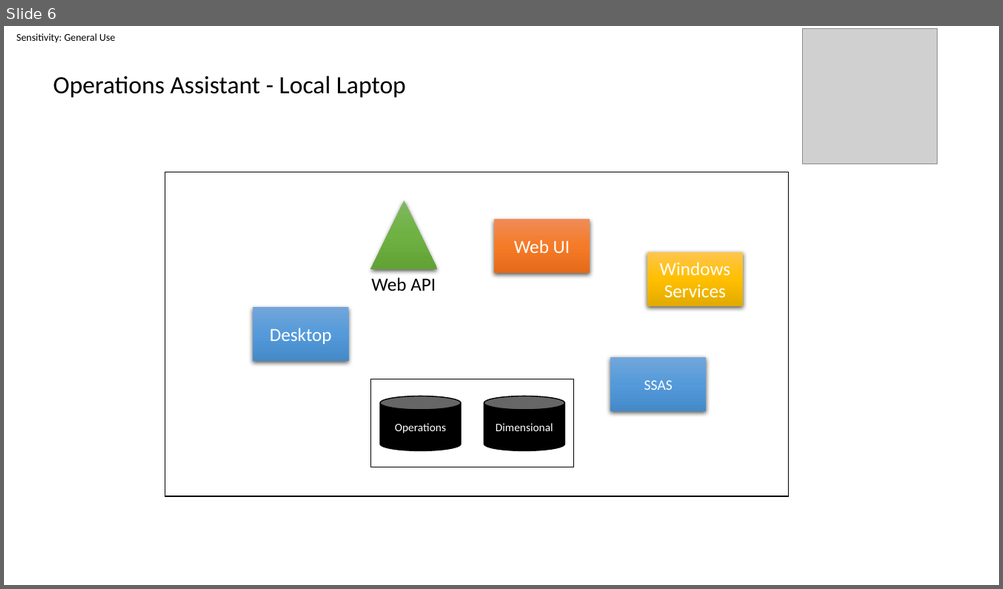
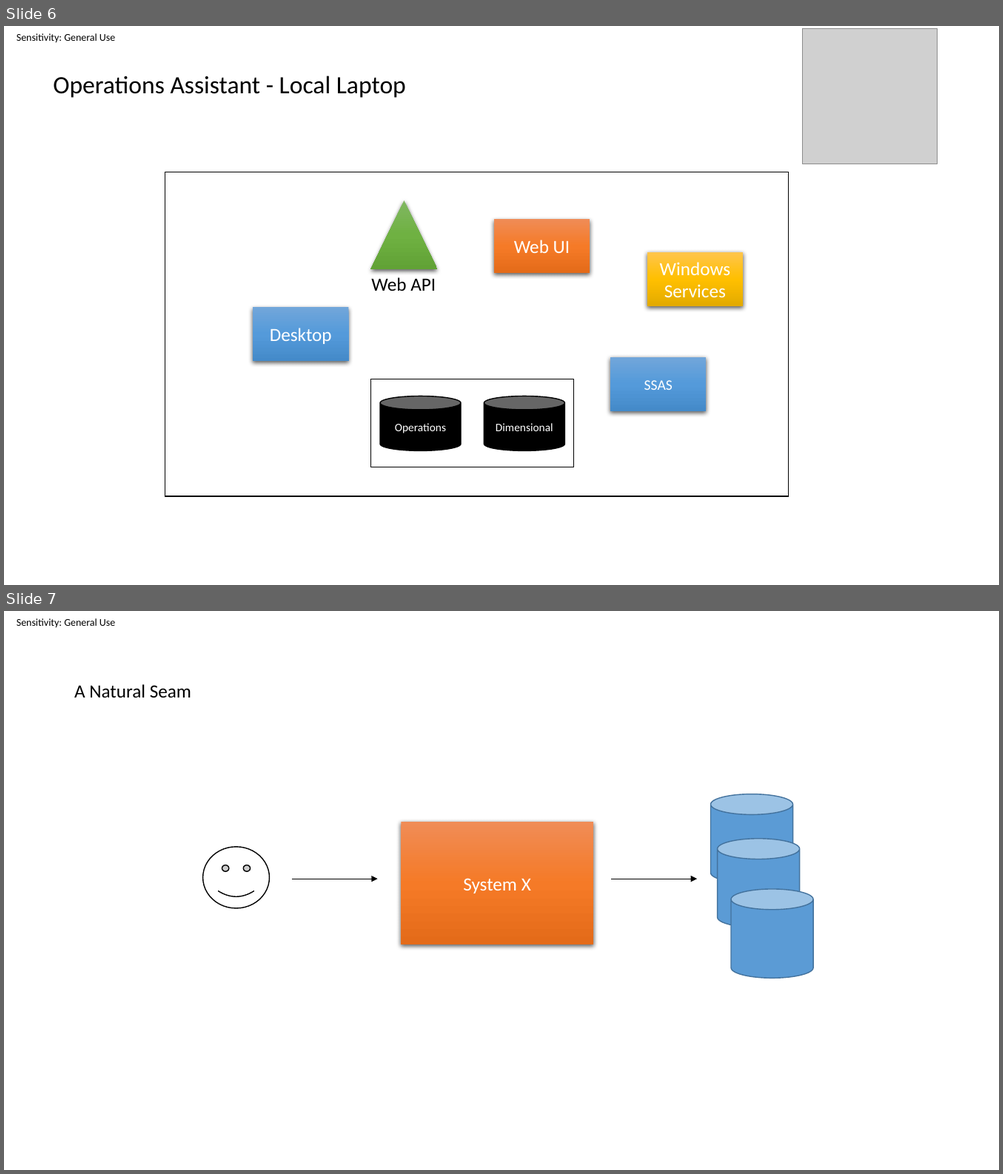
Before and after one commit to linus123/linus123.github.io, a slide deck: src/TestingDeveloper/GettingStarted.pptx. Shown one above the other, each under a label of ours: slide 6 before the commit, slides 6 and 7 after it. The pictures are 1003x589 and 1003x1174 pixels, drawn with LibreOffice and Linux fonts; fonts in the diff are those of the drawing; grey boxes stand for pictures. Boxes give left, top, right and bottom in pixels: in the first picture for what was removed or moved away, otherwise in the second. Text is boxed around its words. In the diff, an @@ line names an element or a change of style, - is before the commit and + after.

```diff
--- a/src/TestingDeveloper/GettingStarted.pptx
+++ b/src/TestingDeveloper/GettingStarted.pptx
@@ slide 7 added at [4,611,999,1170], background #FFFFFF; not listed: 1 template element that a slide beside it also shows @@
@@ text added at [74,684,191,698], 18 pt, text #000000 @@
+A Natural Seam
@@ cylinder added at [711,795,793,883], fill #5B9BD5, outline #43739E 1 pt @@
@@ rectangle added at [401,822,594,945], fill gradient #F18C57 to #F67B28 to #E56C19, 18 pt, text #FFFFFF @@
+System X
@@ smiley face added at [203,847,270,908], fill #FFFFFF, outline #000000 1 pt @@
@@ cylinder added at [717,839,800,927], fill #5B9BD5, outline #43739E 1 pt @@
@@ arrow added from (292, 879) to (378, 879), #000000 0.5 pt @@
@@ arrow added from (612, 879) to (697, 879), #000000 0.5 pt @@
@@ cylinder added at [731,889,813,978], fill #5B9BD5, outline #43739E 1 pt @@
```
Also in this commit, not shown: 3 other slides added, 7 other files.
